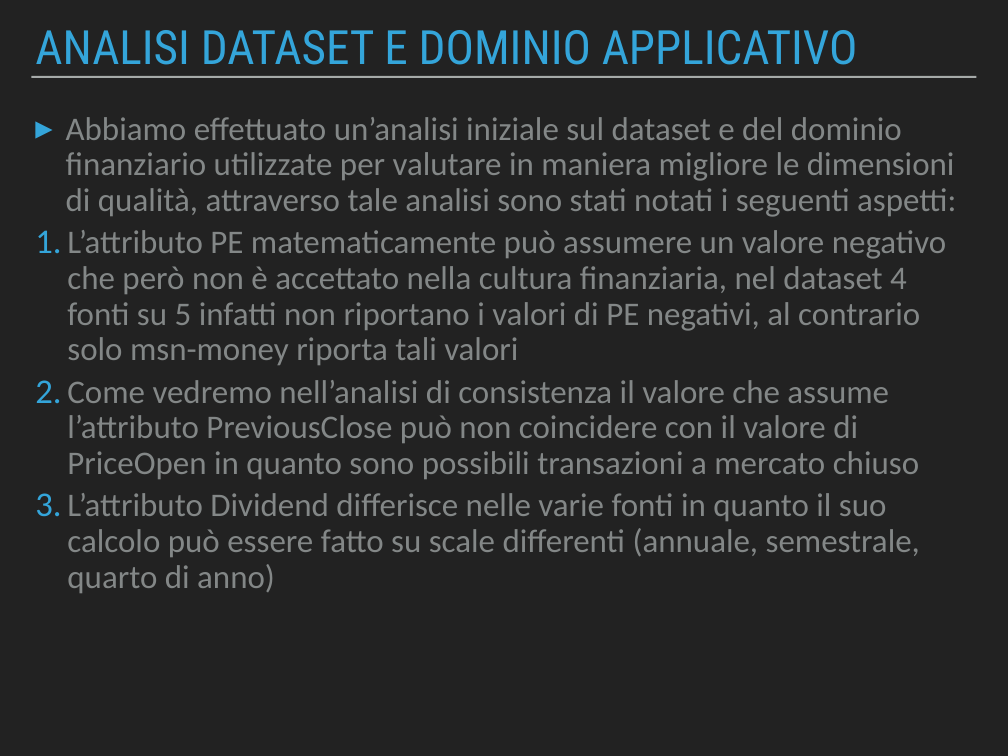
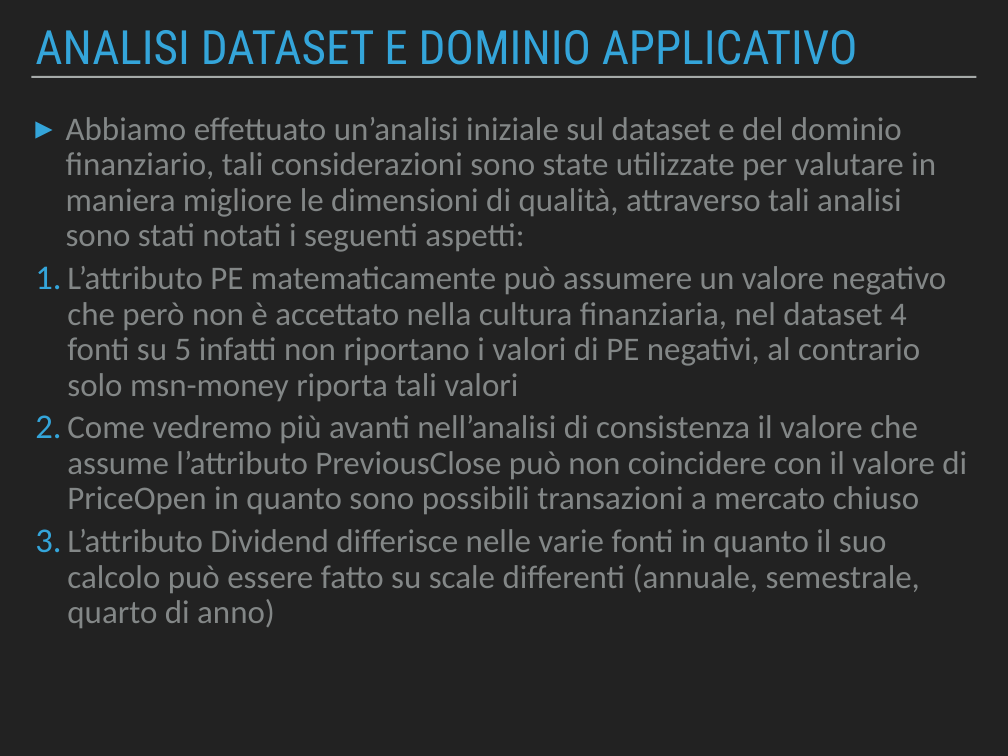
Before and after one commit to Beltra97/Unimib_ArchitettureDati, a slide deck: slide 6 of PresentazionePowerPoint.pptx. Drawn at 1008x756 pixels with LibreOffice and Linux fonts; fonts in the diff are those of the drawing. Boxes give left, top, right and bottom in pixels: in the first picture for what was removed or moved away, otherwise in the second. Text is boxed around its words. In the diff, an @@ line names an element or a change of style, - is before the commit and + after.

```diff
--- a/PresentazionePowerPoint.pptx
+++ b/PresentazionePowerPoint.pptx
@@ text at <box>66,117,936,252</box>: text changed @@
-▸ Abbiamo effettuato un’analisi iniziale sul dataset e del dominio finanziario utilizzate per valutare in maniera migliore le dimensioni di qualità, attraverso tale analisi sono stati notati i seguenti aspetti:
+▸ Abbiamo effettuato un’analisi iniziale sul dataset e del dominio finanziario, tali considerazioni sono state utilizzate per valutare in maniera migliore le dimensioni di qualità, attraverso tali analisi sono stati notati i seguenti aspetti:
@@ text at <box>67,415,967,514</box>: text changed @@
-2. Come vedremo nell’analisi di consistenza il valore che assume l’attributo PreviousClose può non coincidere con il valore di PriceOpen in quanto sono possibili transazioni a mercato chiuso
+2. Come vedremo più avanti nell’analisi di consistenza il valore che assume l’attributo PreviousClose può non coincidere con il valore di PriceOpen in quanto sono possibili transazioni a mercato chiuso
```
Also in this commit, not shown: 10 other slides changed, 1 other file.
